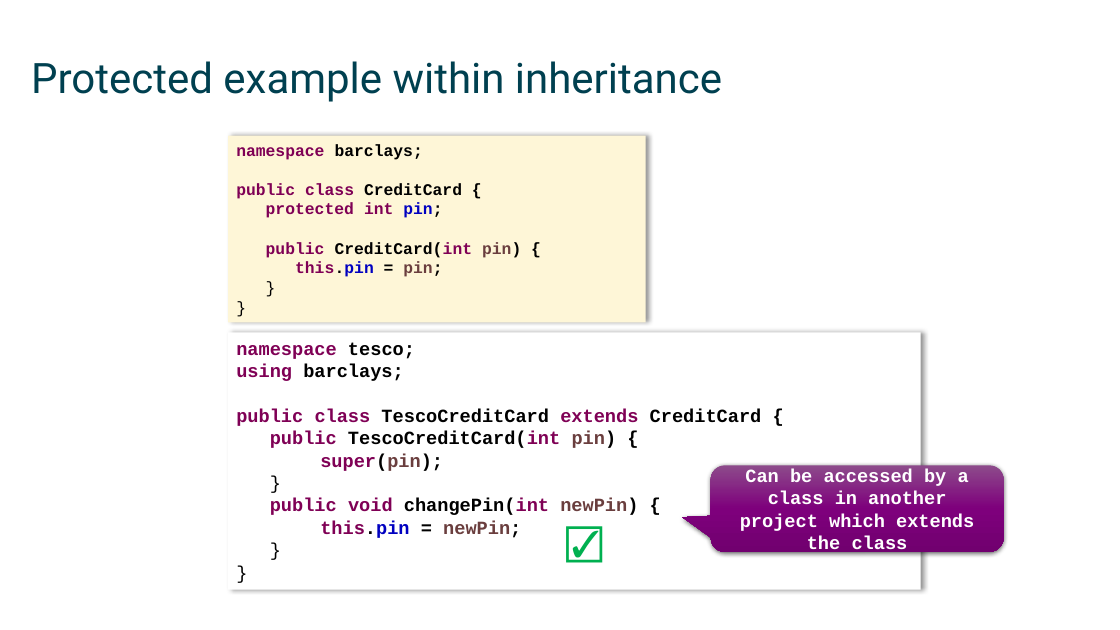
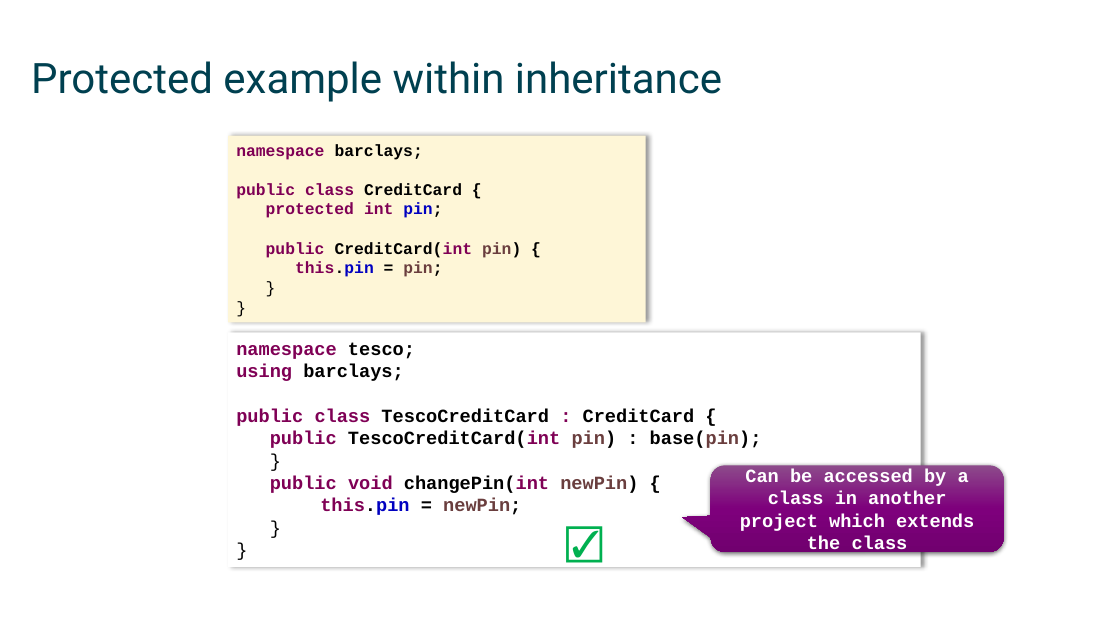
Before and after one commit to mikebaradaran/csharp, a slide deck: slide 13 of 07-Inheritance.pptx. Drawn at 1120x630 pixels with LibreOffice and Linux fonts; fonts in the diff are those of the drawing. Boxes give left, top, right and bottom in pixels: in the first picture for what was removed or moved away, otherwise in the second. Text is boxed around its words. In the diff, an @@ line names an element or a change of style, - is before the commit and + after.

```diff
--- a/07-Inheritance.pptx
+++ b/07-Inheritance.pptx
@@ rectangle "namespace tesco;": place and size @@
-rectangle "namespace tesco;" at (229,333,922,590)
+rectangle "namespace tesco;" at (229,333,922,567)
@@ text in rectangle at (236,409,762,448): text changed @@
-public class TescoCreditCard extends CreditCard {
-public TescoCreditCard(int pin) {
-super(pin);
+public class TescoCreditCard : CreditCard {
+public TescoCreditCard(int pin) : base(pin);
```
Also in this commit, not shown: 4 other slides changed, 5 other files.
